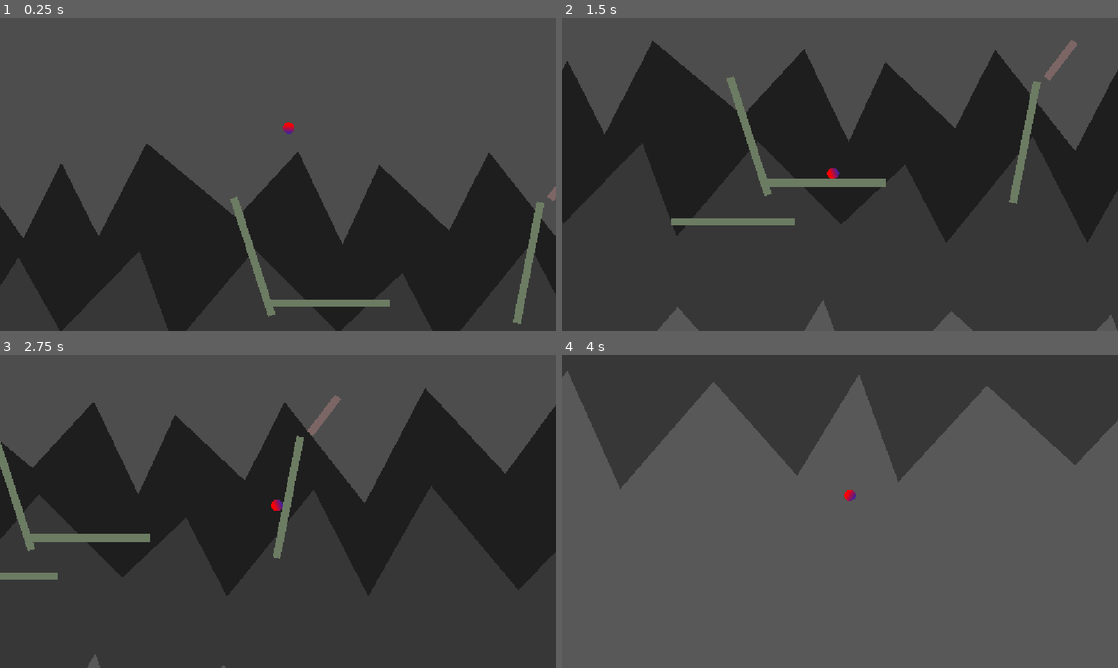
Above: before the commit, frames 1-4 (two rows, left to right).
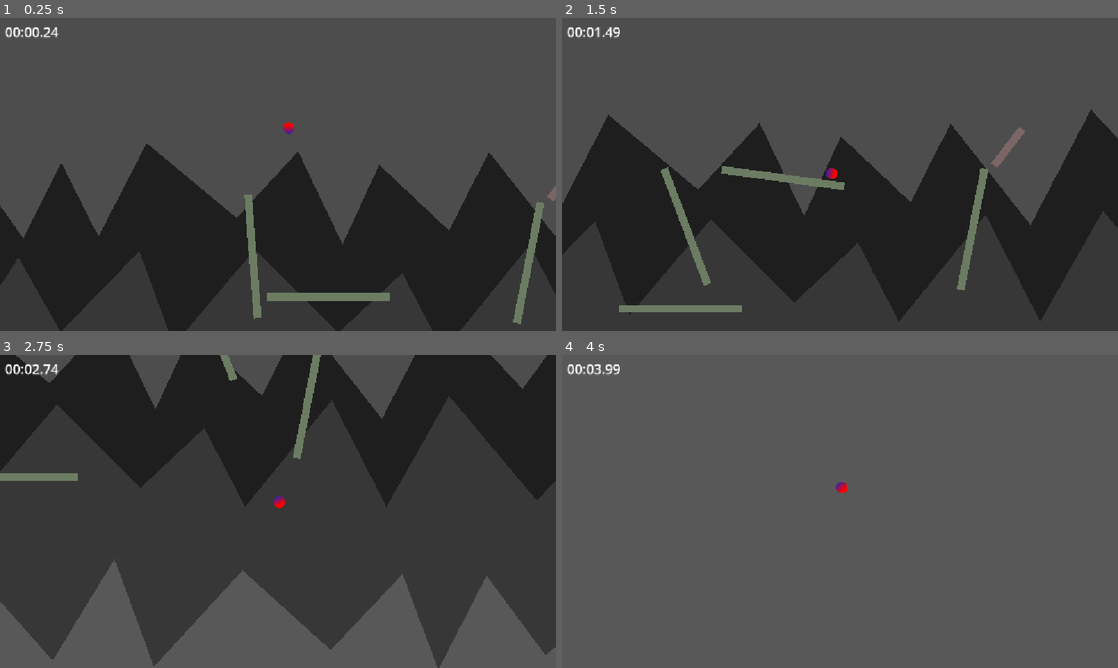
Above: after the commit, the same moments.

Repository: appellatebaton0/wierd-jam
Game: Godot game, scene res://Scenes/Main.tscn
The game is run twice, just before and just after one commit, with the same random seed, the same clock (stepped at 60 frames per second) and the same inputs.
Inputs:
- Up to frame 1 (0.25 s): no input
- Up to frame 2 (1.5 s): tap Enter at 0.5 s; hold W 0.53-1.28 s; tap Space (Jump) at 0.77 s
- Up to frame 3 (2.75 s): tap Space (Jump) at 1.52 s; hold W from 2.03 s (still down)
- Up to frame 4 (4 s): tap Space (Jump) at 3.02, 3.77 s; release W at 3.53 s

The runs differ from the first frame. In frame 1, 1.8% of the frame differs, in the area x 0-71%, y 2-97%; in frame 2, 46%; in frame 3, 64%, in the area x 0-100%, y 0-100%; in frame 4, 24%.

Commit message:
h7.4 - RunTimer & Transform Fix
Made a RunTimer that tracks and displays how long the player's been alive - since this is supposed to be a speedrunning game. Also noticed that the scripts for transforms got removed from the scene at some point, so readded those.

Diff:
--- a/Scenes/Main.tscn
+++ b/Scenes/Main.tscn
@@ -6,6 +6,7 @@
 [ext_resource type="PackedScene" uid="uid://dsu8ksqadgaqx" path="res://Scenes/Player.tscn" id="4_rgh2o"]
 [ext_resource type="PackedScene" uid="uid://dffj877vhhx4u" path="res://Scenes/LongRail.tscn" id="5_pbw6q"]
 [ext_resource type="PackedScene" uid="uid://cpmtq8gc01ggx" path="res://Scenes/MediumDeathRail.tscn" id="5_v1gob"]
+[ext_resource type="Script" uid="uid://2fbsksjmy0sx" path="res://Scripts/RunTimer.gd" id="7_jw32o"]
 
 [node name="Main" type="Node" unique_id=1226045905]
 
@@ -103,3 +104,23 @@
 [node name="MediumDeathRail" parent="." unique_id=1921707485 instance=ExtResource("5_v1gob")]
 position = Vector2(1359, -660)
 rotation = -0.9168811
+
+[node name="CanvasLayer" type="CanvasLayer" parent="." unique_id=798780182]
+
+[node name="MarginContainer" type="MarginContainer" parent="CanvasLayer" unique_id=1590804873]
+anchors_preset = 15
+anchor_right = 1.0
+anchor_bottom = 1.0
+grow_horizontal = 2
+grow_vertical = 2
+theme_override_constants/margin_left = 10
+theme_override_constants/margin_top = 10
+theme_override_constants/margin_right = 10
+theme_override_constants/margin_bottom = 10
+
+[node name="Label" type="Label" parent="CanvasLayer/MarginContainer" unique_id=1960889108]
+layout_mode = 2
+size_flags_vertical = 1
+theme_override_font_sizes/font_size = 28
+text = "0:00.00"
+script = ExtResource("7_jw32o")
--- a/Scenes/Transform.tscn
+++ b/Scenes/Transform.tscn
@@ -1,4 +1,7 @@
 [gd_scene format=3 uid="uid://b46f20mibw1h3"]
+
+[ext_resource type="Script" uid="uid://c86lscdglgeil" path="res://Scripts/Transform.gd" id="1_18jfi"]
 
 [node name="Transform" type="Polygon2D" unique_id=616858566]
 modulate = Color(1, 1, 1, 0.62352943)
+script = ExtResource("1_18jfi")
--- a/Scripts/Player.gd
+++ b/Scripts/Player.gd
@@ -49,8 +49,6 @@
 
 	# Freefall
 	else:
-
-
 		velocity += get_gravity() * delta
 
 		# Set the current direction to the velocity (automatically normalized).
--- /dev/null
+++ b/Scripts/RunTimer.gd
@@ -0,0 +1,34 @@
+class_name RunTimer extends Label
+# Tracks how long the player has been in a level, and displays it.
+
+# Time in seconds
+var time := 0.0
+var paused = false
+
+# Called when the node enters the scene tree for the first time.
+func _ready() -> void:
+	Global.reset_level.connect(_on_reset)
+
+# Called every frame. 'delta' is the elapsed time since the previous frame.
+func _process(delta: float) -> void:
+	time += delta
+
+	text = time_as_display()
+
+# Returns the time formatted as xx:xx.xx
+func time_as_display() -> String:
+	var t:float = floor(time * 100) / 100
+
+	# Get the num of milliseconds, seconds, and minutes.
+	var mili:int = (t - floor(t)) * 100
+	var seco:int = int(t - (mili / 100.0)) % 60
+	var minu:int = floor((t - seco) / 60)
+
+	return digi(minu) + ":" + digi(seco) + "." + digi(mili)
+
+func digi(num:int) -> String:
+	if num < 10:
+		return "0" + str(num)
+	else: return str(num)
+
+func _on_reset() -> void: time = 0
--- a/Scripts/Transform.gd
+++ b/Scripts/Transform.gd
@@ -28,7 +28,6 @@
 	owner = with.owner
 
 func _process(_delta: float) -> void:
-	#setup(get_parent())
 	if not visible: return
 	global_position = pos if pos else global_position
 	global_rotation = rot if rot else global_rotation
Not shown, added: Scripts/RunTimer.gd.uid
